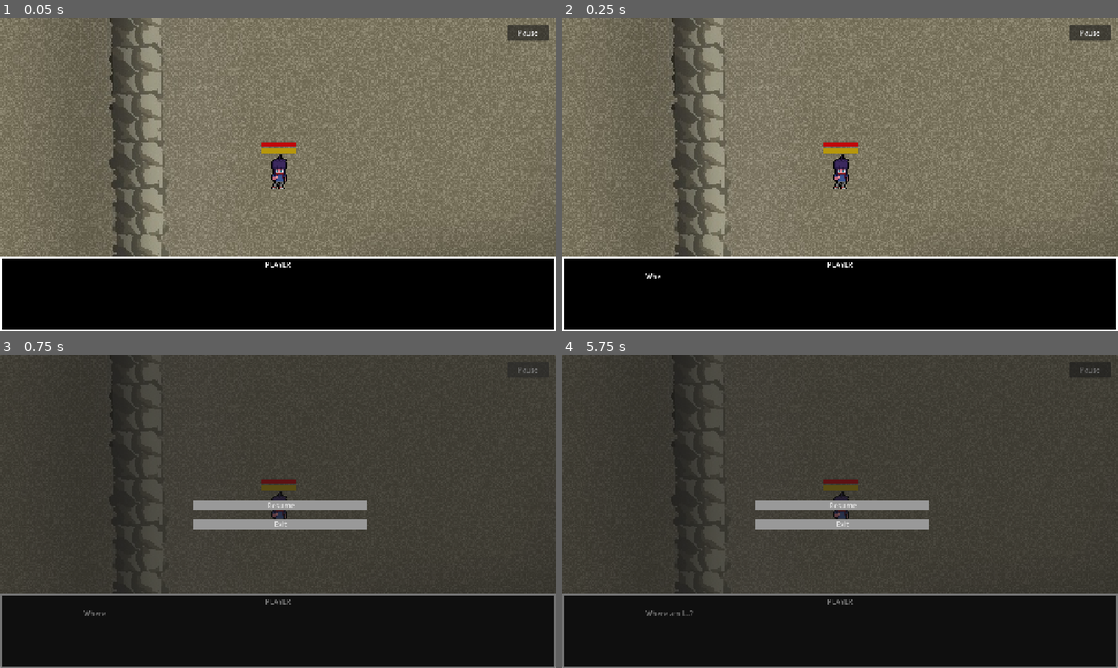
Above: before the commit, frames 1-4 (two rows, left to right).
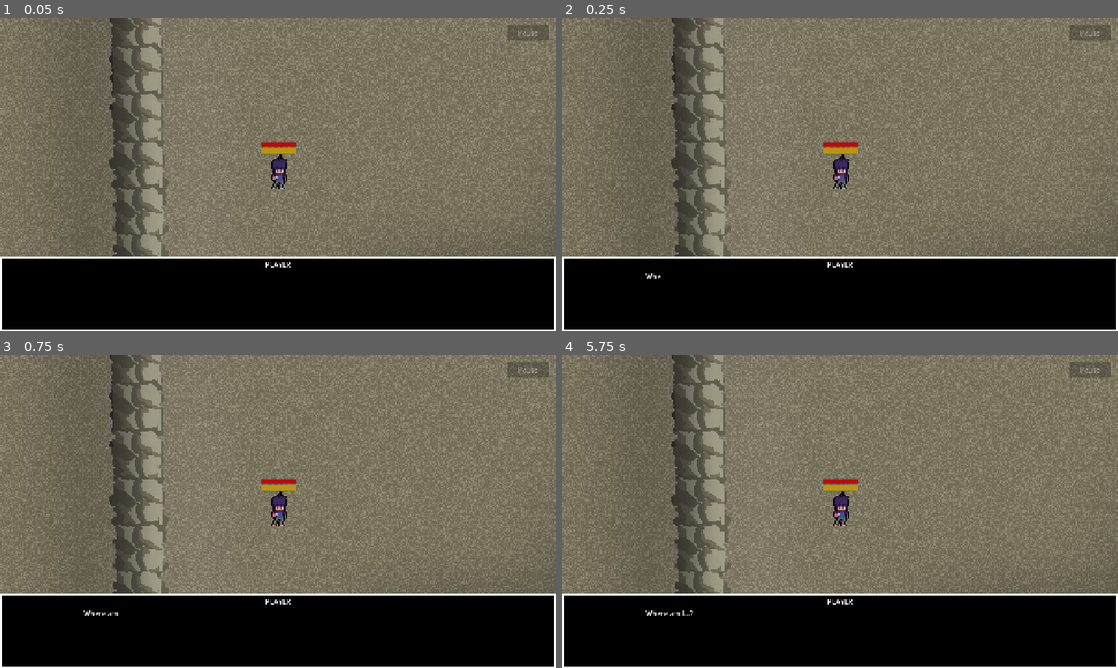
Above: after the commit, the same moments.

Repository: CAHSI-Game-Studios/CGS-project
Game: Godot game, scene res://games/gameA/scenes/game_a_scene_test.tscn
Two runs of this game, one before a commit and one after it. Both use one fixed random seed, a clock stepped at 60 frames per second and the inputs below. This scene is started directly instead of the project's main scene.
Inputs (mouse positions are in pixels of both pictures, inside the frame that each line leads up to):
- Up to frame 1 (0.05 s): no input
- Up to frame 2 (0.25 s): no input
- Up to frame 3 (0.75 s): click (528, 370) at 0.5 s, where only the run before the commit has a clickable "Pause"
- Up to frame 4 (5.75 s): click (840, 505) at 1.25 s, where only the run before the commit has a clickable "Resume"; move the mouse to (962, 495) at 2.02 s; hold D (move_right) 2.03-2.78 s; tap K (game_a_attack) at 2.1 s; click (962, 495) at 2.17 s; move the mouse to (728, 527) at 2.77 s; hold S (move_down) 2.78-3.53 s; tap I (game_a_blocking) at 2.85 s; move the mouse to (895, 442) at 3.52 s; hold D (move_right) 3.53-4.28 s; tap J (game_a_dash) at 3.6 s; move the mouse to (812, 574) at 4.27 s; hold W (move_up) 4.28-5.03 s; tap L (game_a_heavy_attack) at 4.35 s; click (812, 574) at 4.42 s; move the mouse to (1006, 558) at 5.02 s; hold A (move_left) from 5.03 s (still down); tap O (game_a_projectile) at 5.1 s; tap P (pause) at 5.65 s

The runs differ from the first frame. In frame 1, 0.3% of the frame differs, in the area x 91-99%, y 2-8%; in frame 2, 0.3%; in frame 3, 76%; in frame 4, 76%, in the area x 0-100%, y 0-100%.

Commit message:
Prevent Game A pause conflicts during dialogue and result screens

Diff:
--- a/src/core/scenes/pause_menu.gd
+++ b/src/core/scenes/pause_menu.gd
@@ -14,6 +14,9 @@
 
 func toggle_pause() -> void:
 	if not is_open():
+		# Another screen may already own the paused state.
+		if get_tree().paused:
+			return
 		pause_game()
 	else:
 		resume_game()
--- a/src/games/gameA/scripts/game_a.gd
+++ b/src/games/gameA/scripts/game_a.gd
@@ -32,10 +32,11 @@
 	if _pause_menu:
 		$DialogueLayer/PauseButton.pressed.connect(GameA_pause)
 		_pause_menu.exit_requested.connect(_on_pause_exit)
+		_pause_menu.set_process(_running)
 
 
 func GameA_pause() -> void:
-	if _pause_menu and not get_tree().paused:
+	if _running and not _finished and not _restarting and _pause_menu and not get_tree().paused:
 		_pause_menu.pause_game()
 
 
@@ -138,11 +139,17 @@
 func _resume_gameplay() -> void:
 	_running = true
 	process_mode = Node.PROCESS_MODE_INHERIT
+	if _pause_menu:
+		_pause_menu.set_process(true)
+		$DialogueLayer/PauseButton.disabled = false
 
 
 func _stop_gameplay() -> void:
 	_running = false
 	process_mode = Node.PROCESS_MODE_DISABLED
+	if _pause_menu:
+		_pause_menu.set_process(false)
+		$DialogueLayer/PauseButton.disabled = true
 	var player: CharacterBody2D = get_node_or_null("Player")
 	if player:
 		player.velocity = Vector2.ZERO
